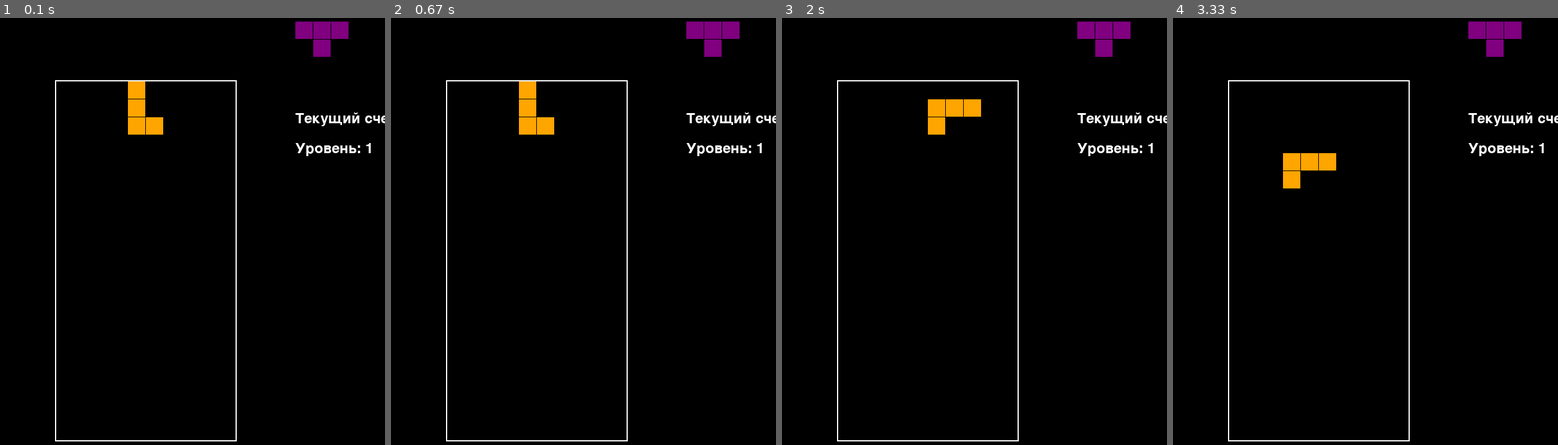
Above: before the commit, frames 1-4 (left to right).
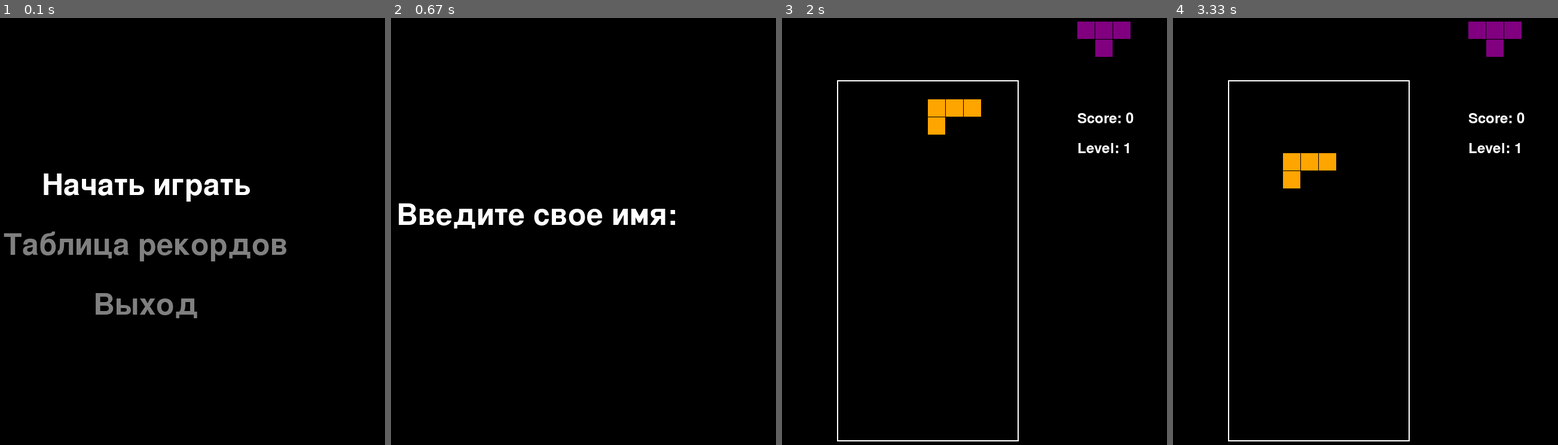
Above: after the commit, the same moments.

Repository: Mamontden/Game_pygame_pr
Game: pygame game, started from main.py
The game is run twice, just before and just after one commit, with the same random seed, the same clock (stepped at 60 frames per second) and the same inputs.
Inputs:
- Up to frame 1 (0.1 s): no input
- Up to frame 2 (0.67 s): tap Enter at 0.33 s
- Up to frame 3 (2 s): tap Enter at 0.67 s; hold Up 1-1.47 s; hold Right from 1.55 s (still down)
- Up to frame 4 (3.33 s): release Right at 2.02 s; hold Left 2.05-2.58 s; hold Down 2.62-2.92 s; hold Left from 2.95 s (still down)

The runs differ from the first frame. In frame 1, 6.1% of the frame differs, in the area x 0-100%, y 0-100%; in frame 2, 4.3%; in frame 3, 0.5%; in frame 4, 0.5%.

Commit message:
не корректный game over. Вова отловил ошибку с уходом фигуры из поля. Не пофиксил. Реализовал базу, но без рекордов

Diff:
--- a/main.py
+++ b/main.py
@@ -1,8 +1,13 @@
 import pygame
 import random
+import sys
+import sqlite3
+from datetime import datetime
+
 
 pygame.init()
 
+# Константы
 SCREEN_WIDTH = 800
 SCREEN_HEIGHT = 800
 BLOCK_SIZE = 30
@@ -24,7 +29,7 @@
     (0, 255, 0)  # S
 ]
 
-# Фигуры тетрамино
+# Фигуры
 SHAPES = [
     [[1, 1, 1, 1]],  # I
     [[1, 0], [1, 0], [1, 1]],  # L
@@ -34,6 +39,34 @@
     [[1, 1, 0], [0, 1, 1]],  # Z
     [[0, 1, 1], [1, 1, 0]]  # S
 ]
+
+# Инициализация базы данных
+def init_db():
+    conn = sqlite3.connect("tetris_scores.db")
+    cursor = conn.cursor()
+    cursor.execute("""
+        CREATE TABLE IF NOT EXISTS scores (
+            id INTEGER PRIMARY KEY AUTOINCREMENT,
+            player_name TEXT NOT NULL,
+            score INTEGER NOT NULL,
+            level INTEGER NOT NULL,
+            date TEXT NOT NULL
+        )
+    """)
+    conn.commit()
+    conn.close()
+
+# Сохранение результата в базу данных
+def save_score(player_name, score, level):
+    conn = sqlite3.connect("tetris_scores.db")
+    cursor = conn.cursor()
+    cursor.execute("""
+        INSERT INTO scores (player_name, score, level, date)
+        VALUES (?, ?, ?, ?)
+    """, (player_name, score, level, datetime.now().strftime("%Y-%m-%d %H:%M:%S")))
+    conn.commit()
+    conn.close()
+
 
 class Block(pygame.sprite.Sprite):
     def __init__(self, color, x, y):
@@ -77,7 +110,6 @@
         self.new_piece()
 
     def draw_border(self, screen):
-        # Рисуем рамку вокруг игрового поля
         pygame.draw.rect(screen, WHITE, (GRID_OFFSET_X - 2, GRID_OFFSET_Y - 2, GRID_WIDTH * BLOCK_SIZE + 4, GRID_HEIGHT * BLOCK_SIZE + 4), 2)
 
     def draw_next_piece(self, screen):
@@ -96,8 +128,8 @@
 
     def draw_score_and_level(self, screen):
         font = pygame.font.Font(None, 36)
-        score_text = font.render(f"Текущий счет: {self.score}", True, WHITE)
-        level_text = font.render(f"Уровень: {self.level}", True, WHITE)
+        score_text = font.render(f"Score: {self.score}", True, WHITE)
+        level_text = font.render(f"Level: {self.level}", True, WHITE)
         screen.blit(score_text, (SCREEN_WIDTH - 150, 200))
         screen.blit(level_text, (SCREEN_WIDTH - 150, 250))
 
@@ -201,7 +233,6 @@
 
             self.score += [40, 100, 300, 1200][lines_cleared - 1] * self.level
             self.level = 1 + self.score // 1000
-            # Обновляем скорость падения в зависимости от уровня
             global fall_speed
             fall_speed = max(100, 1000 - (self.level - 1) * 100)
 
@@ -209,7 +240,6 @@
         screen.fill(BLACK)
         self.draw_border(screen)
 
-        # Отрисовка сетки и текущей фигуры
         for y in range(GRID_HEIGHT):
             for x in range(GRID_WIDTH):
                 if self.grid[y][x]:
@@ -232,60 +262,178 @@
                             BLOCK_SIZE - 1
                         ))
 
-        # Отрисовка всех спрайтов
         self.all_sprites.draw(screen)
         self.explosions.draw(screen)
-
-        # Отрисовка следующей фигуры, счета и уровня
         self.draw_next_piece(screen)
         self.draw_score_and_level(screen)
+class NameInputScreen:
+    def __init__(self):
+        self.font = pygame.font.Font(None, 74)
+        self.input_text = ""
+        self.active = True
+
+    def draw(self, screen):
+        screen.fill(BLACK)
+        prompt_text = self.font.render("Введите свое имя:", True, WHITE)
+        input_text = self.font.render(self.input_text, True, WHITE)
+        screen.blit(prompt_text, (SCREEN_WIDTH // 2 - prompt_text.get_width() // 2, SCREEN_HEIGHT // 2 - 50))
+        screen.blit(input_text, (SCREEN_WIDTH // 2 - input_text.get_width() // 2, SCREEN_HEIGHT // 2 + 50))
+
+    def handle_input(self, event):
+        if event.type == pygame.KEYDOWN:
+            if event.key == pygame.K_RETURN:
+                self.active = False
+            elif event.key == pygame.K_BACKSPACE:
+                self.input_text = self.input_text[:-1]
+            else:
+                self.input_text += event.unicode
+class MainMenu:
+    def __init__(self):
+        self.font = pygame.font.Font(None, 74)
+        self.options = ["Начать играть", "Таблица рекордов", "Выход"]
+        self.selected = 0
+
+    def draw(self, screen):
+        screen.fill(BLACK)
+        for i, option in enumerate(self.options):
+            color = WHITE if i == self.selected else (128, 128, 128)
+            text = self.font.render(option, True, color)
+            screen.blit(text, (SCREEN_WIDTH // 2 - text.get_width() // 2, SCREEN_HEIGHT // 2 - 100 + i * 100))
+
+    def handle_input(self, event):
+        if event.type == pygame.KEYDOWN:
+            if event.key == pygame.K_UP:
+                self.selected = (self.selected - 1) % len(self.options)
+            if event.key == pygame.K_DOWN:
+                self.selected = (self.selected + 1) % len(self.options)
+            if event.key == pygame.K_RETURN:
+                return self.selected
+        return None
+
+class GameOverScreen:
+    def __init__(self, score):
+        self.font = pygame.font.Font(None, 74)
+        self.options = ["Заново", "Главное меню"]
+        self.selected = 0
+        self.score = score
+
+    def draw(self, screen):
+        screen.fill(BLACK)
+        game_over_text = self.font.render("Game Over", True, WHITE)
+        score_text = self.font.render(f"Счет: {self.score}", True, WHITE)
+        screen.blit(game_over_text, (SCREEN_WIDTH // 2 - game_over_text.get_width() // 2, SCREEN_HEIGHT // 2 - 200))
+        screen.blit(score_text, (SCREEN_WIDTH // 2 - score_text.get_width() // 2, SCREEN_HEIGHT // 2 - 100))
+        for i, option in enumerate(self.options):
+            color = WHITE if i == self.selected else (128, 128, 128)
+            text = self.font.render(option, True, color)
+            screen.blit(text, (SCREEN_WIDTH // 2 - text.get_width() // 2, SCREEN_HEIGHT // 2 + i * 100))
+
+    def handle_input(self, event):
+        if event.type == pygame.KEYDOWN:
+            if event.key == pygame.K_UP:
+                self.selected = (self.selected - 1) % len(self.options)
+            if event.key == pygame.K_DOWN:
+                self.selected = (self.selected + 1) % len(self.options)
+            if event.key == pygame.K_RETURN:
+                return self.selected
+        return None
 
 def main():
     screen = pygame.display.set_mode((SCREEN_WIDTH, SCREEN_HEIGHT))
     pygame.display.set_caption("Tetris")
     clock = pygame.time.Clock()
-    game = Tetris()
-
-    global fall_speed
-    fall_time = 0
-    fall_speed = 1000
-
-    while not game.game_over:
-        screen.fill(BLACK)
-
+
+    # Инициализация базы данных
+    init_db()
+
+    # Главное меню
+    menu = MainMenu()
+    while True:
         for event in pygame.event.get():
             if event.type == pygame.QUIT:
                 pygame.quit()
-                return
-
-            if event.type == pygame.KEYDOWN:
-                if event.key == pygame.K_LEFT:
-                    game.move(-1, 0)
-                if event.key == pygame.K_RIGHT:
-                    game.move(1, 0)
-                if event.key == pygame.K_DOWN:
-                    game.drop()
-                if event.key == pygame.K_UP:
-                    game.rotate()
-
-        delta_time = clock.tick(60)
-        fall_time += delta_time
-        if fall_time >= fall_speed:
-            game.drop()
-            fall_time = 0
-
-        game.all_sprites.update()
-        game.explosions.update()
-
-        game.draw(screen)
+                sys.exit()
+            selected = menu.handle_input(event)
+            if selected is not None:
+                if selected == 0:  # Начало игры
+                    # Экран ввода имени
+                    name_input = NameInputScreen()
+                    while name_input.active:
+                        for event in pygame.event.get():
+                            if event.type == pygame.QUIT:
+                                pygame.quit()
+                                sys.exit()
+                            name_input.handle_input(event)
+                        name_input.draw(screen)
+                        pygame.display.flip()
+
+                    player_name = name_input.input_text
+                    if not player_name:
+                        player_name = "Балбес"
+
+                    # Запуск игры
+                    game = Tetris()
+                    fall_time = 0
+                    global fall_speed
+                    fall_speed = 1000
+
+                    while not game.game_over:
+                        for event in pygame.event.get():
+                            if event.type == pygame.QUIT:
+                                pygame.quit()
+                                sys.exit()
+                            if event.type == pygame.KEYDOWN:
+                                if event.key == pygame.K_LEFT:
+                                    game.move(-1, 0)
+                                if event.key == pygame.K_RIGHT:
+                                    game.move(1, 0)
+                                if event.key == pygame.K_DOWN:
+                                    game.drop()
+                                if event.key == pygame.K_UP:
+                                    game.rotate()
+
+                        delta_time = clock.tick(60)
+                        fall_time += delta_time
+                        if fall_time >= fall_speed:
+                            game.drop()
+                            fall_time = 0
+
+                        game.all_sprites.update()
+                        game.explosions.update()
+
+                        game.draw(screen)
+                        pygame.display.flip()
+
+                    # Сохранение результата
+                    save_score(player_name, game.score, game.level)
+
+                    # Экран Game Over
+                    game_over_screen = GameOverScreen(game.score)
+                    while True:
+                        for event in pygame.event.get():
+                            if event.type == pygame.QUIT:
+                                pygame.quit()
+                                sys.exit()
+                            selected = game_over_screen.handle_input(event)
+                            if selected is not None:
+                                if selected == 0:  # Заново
+                                    break
+                                if selected == 1:  # Главное меню
+                                    break
+                        if selected is not None:
+                            break
+                        game_over_screen.draw(screen)
+                        pygame.display.flip()
+                    if selected == 1:  # Вернуться в меню
+                        break
+                elif selected == 1:  # Рекорды
+
+                    pass
+                elif selected == 2:  # Quit
+                    pygame.quit()
+                    sys.exit()
+        menu.draw(screen)
         pygame.display.flip()
-
-    font = pygame.font.Font(None, 74)
-    text = font.render("GAME OVER", True, WHITE)
-    screen.blit(text, (SCREEN_WIDTH // 2 - text.get_width() // 2, SCREEN_HEIGHT // 2 - text.get_height() // 2))
-    pygame.display.flip()
-    pygame.time.wait(3000)
-    pygame.quit()
 
 if __name__ == "__main__":
     main()
